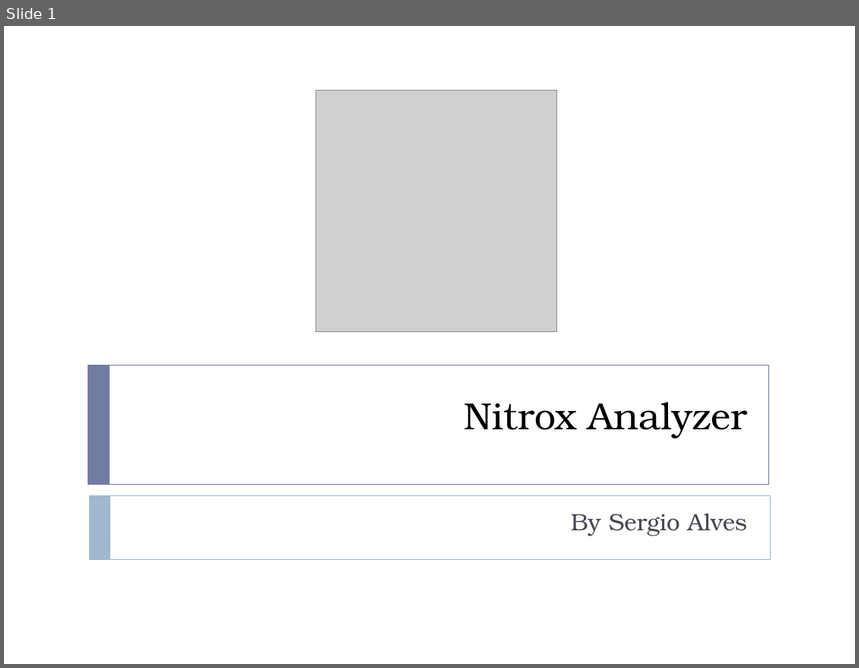
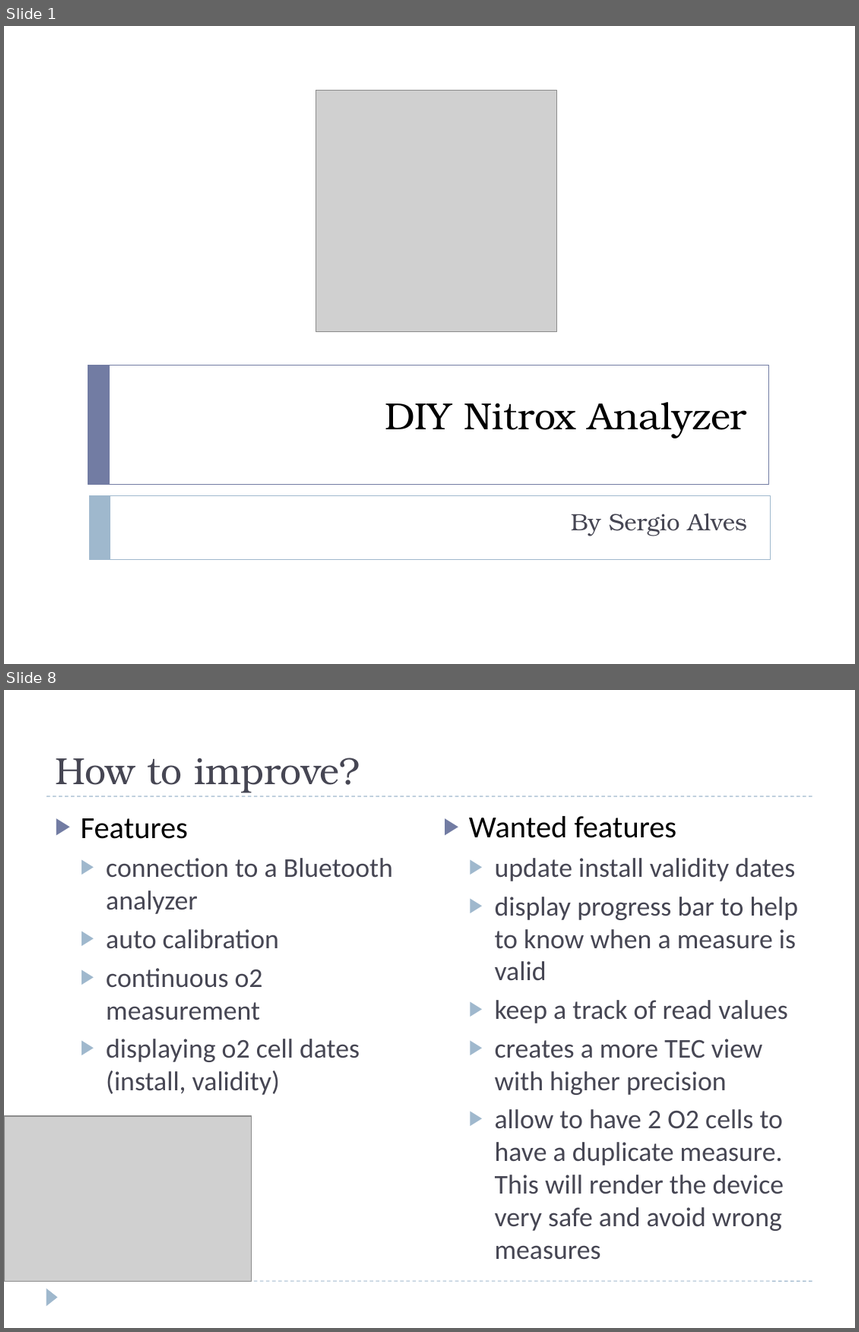
Before and after one commit to sergio-alves/NitroxAnalyzer, a slide deck: docs/nitrox-analyzer.pptx. Shown one above the other, each under a label of ours: slide 1 before the commit, slides 1 and 8 after it; the slides between them are not shown. The pictures are 859x668 and 859x1332 pixels, drawn with LibreOffice and Linux fonts; fonts in the diff are those of the drawing; grey boxes stand for pictures. Boxes give left, top, right and bottom in pixels: in the first picture for what was removed or moved away, otherwise in the second. Text is boxed around its words. In the diff, an @@ line names an element or a change of style, - is before the commit and + after.

```diff
--- a/docs/nitrox-analyzer.pptx
+++ b/docs/nitrox-analyzer.pptx
@@ slide 8 added at box(4, 690, 855, 1328), background #FFFFFF @@
@@ title added at box(55, 758, 360, 793), 32 pt, text #464653 @@
+How to improve?
@@ line added from (47, 796) to (813, 796), #9FB8CD 0.75 pt dashed @@
@@ text added at box(81, 818, 393, 1095), 23 pt, text #464653 @@
+▶ Features
+  ▶ connection to a Bluetooth analyzer
+  ▶ auto calibration
+  ▶ continuous o2 measurement
+  ▶ displaying o2 cell dates (install, validity)
@@ text added at box(469, 816, 799, 1260), 23 pt, text #464653 @@
+▶ Wanted features
+  ▶ update install validity dates
+  ▶ display progress bar to help to know when a measure is valid
+  ▶ keep a track of read values
+  ▶ creates a more TEC view with higher precision
+  ▶ allow to have 2 O2 cells to have a duplicate measure. This will render the device very safe and avoid wrong measures
@@ picture added at box(4, 1116, 251, 1281) @@
@@ line added from (47, 1281) to (813, 1281), #9FB8CD 0.75 pt dashed @@
@@ triangle added at box(47, 1288, 58, 1306), fill #9FB8CD @@
@@ slide 1 changed as well @@
@@ title at box(385, 402, 747, 439): text changed @@
-Nitrox Analyzer
+DIY Nitrox Analyzer
```
Also in this commit, not shown: 9 other slides added, 2 slides removed, 1 other file.
